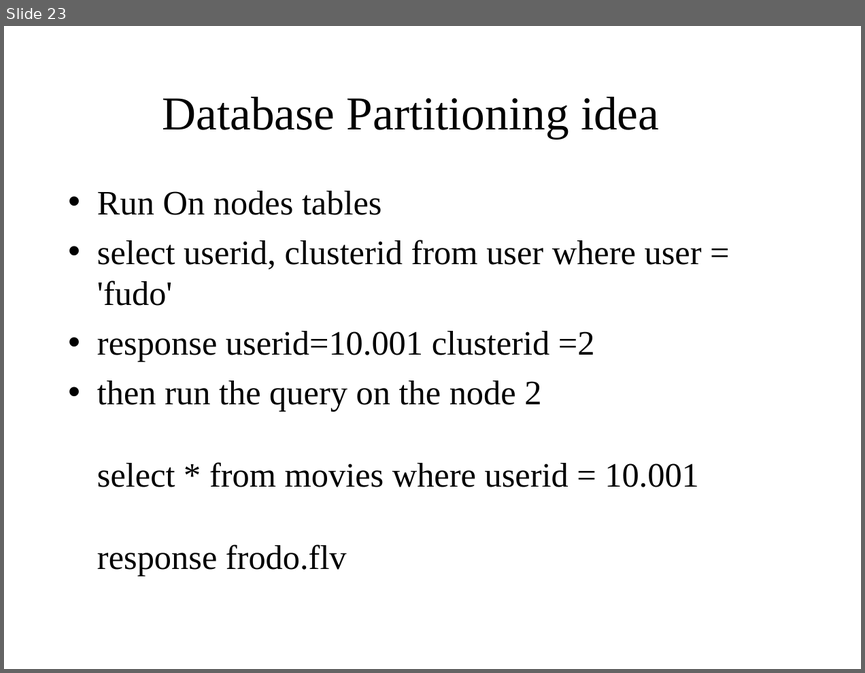
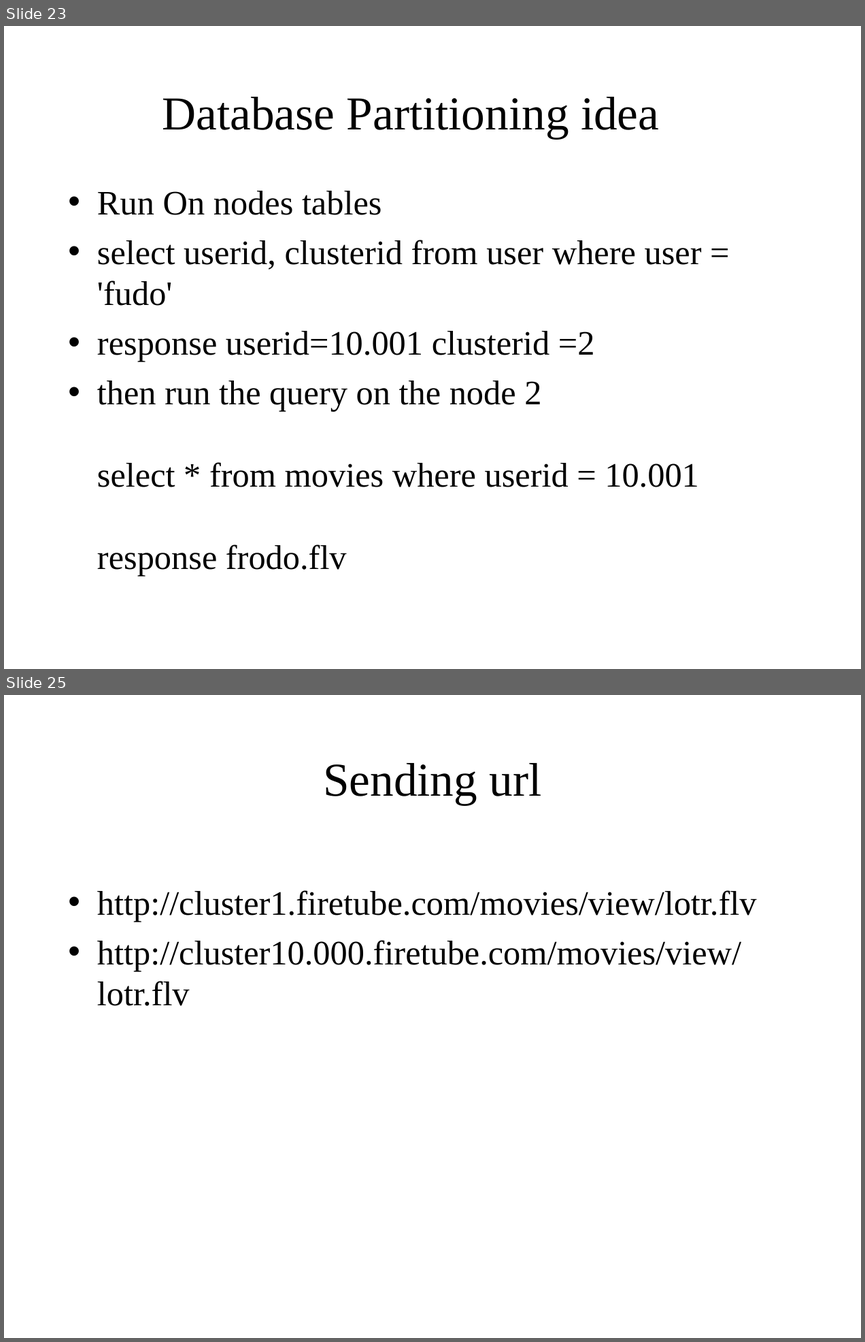
Before and after one commit to mariuz/firetube, a slide deck: docs/Firetube.odp. Shown one above the other, each under a label of ours: slide 23 before the commit, slides 23 and 25 after it; the slides between them are not shown. The pictures are 865x673 and 865x1342 pixels, drawn with LibreOffice and Linux fonts; fonts in the diff are those of the drawing. Boxes give left, top, right and bottom in pixels: in the first picture for what was removed or moved away, otherwise in the second. Text is boxed around its words. In the diff, an @@ line names an element or a change of style, - is before the commit and + after.

```diff
--- a/docs/Firetube.odp
+++ b/docs/Firetube.odp
@@ slide 25 added at (4,695,861,1338), background #FFFFFF @@
@@ title added at (323,763,542,805), 44 pt, text #000000 @@
+Sending url
@@ text added at (97,890,757,1006), 32 pt, text #000000 @@
+• http://cluster1.firetube.com/movies/view/lotr.flv
+• http://cluster10.000.firetube.com/movies/view/lotr.flv
```
Also in this commit, not shown: 1 slide changed, 1 other slide added, 1 slide removed.
